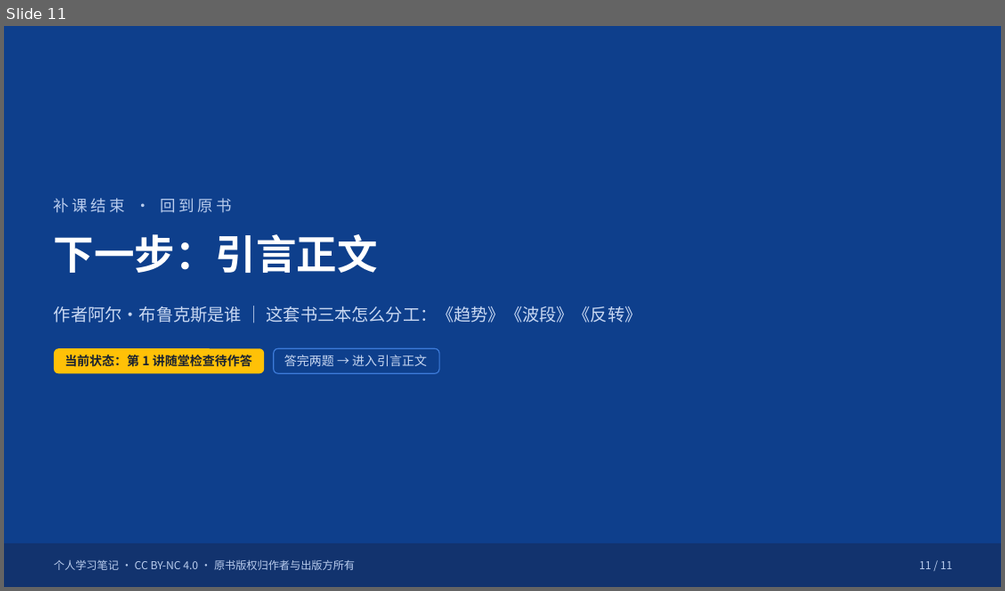
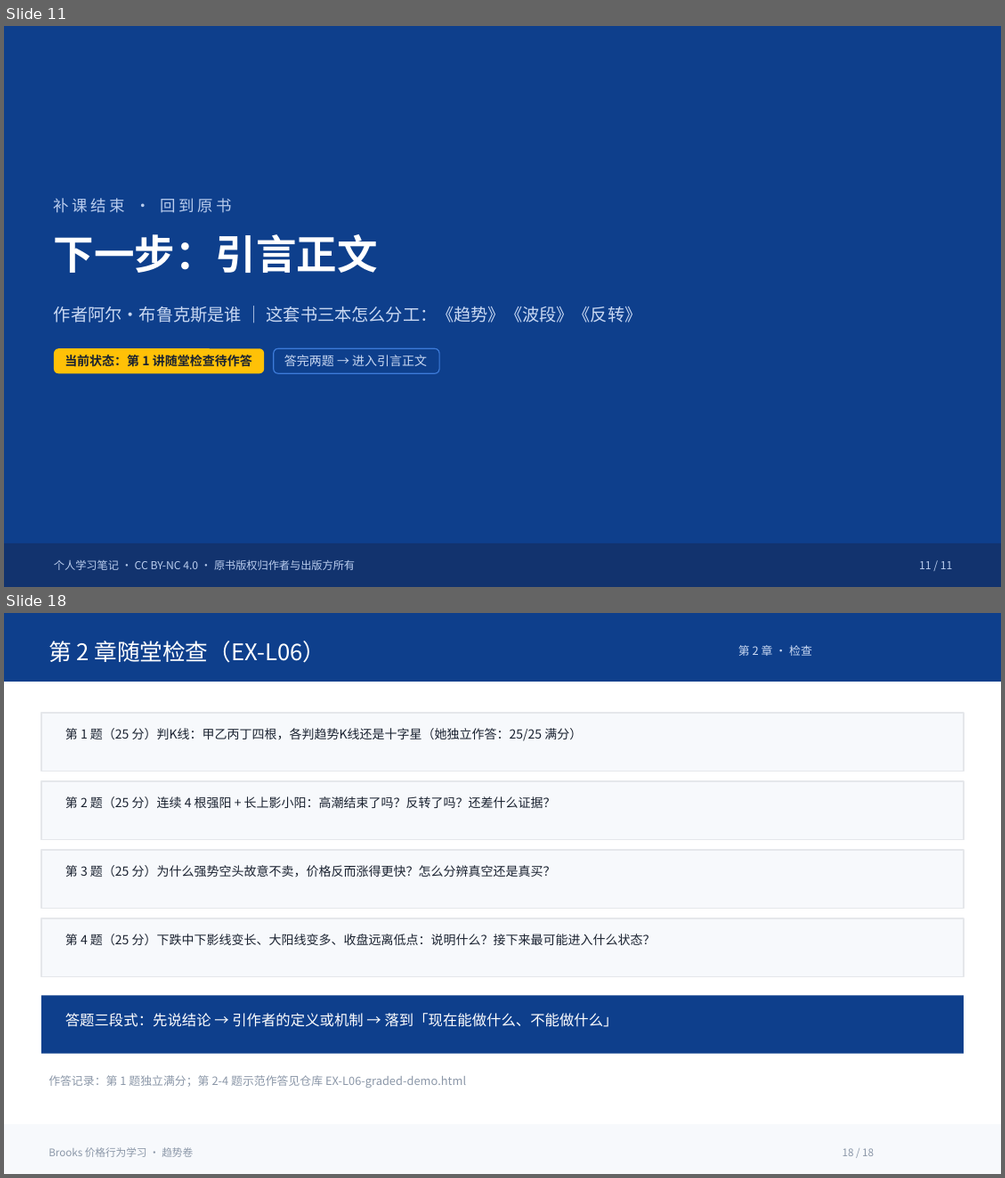
Before and after one commit to anniscutemoon/brooks-pa-study, a slide deck: books/trends/pptx-build/高级趋势技术分析_学习讲义.pptx. Shown one above the other, each under a label of ours: slide 11 before the commit, slides 11 and 18 after it; the slides between them are not shown. The pictures are 1005x591 and 1005x1178 pixels, drawn with LibreOffice and Linux fonts; fonts in the diff are those of the drawing. Boxes give left, top, right and bottom in pixels: in the first picture for what was removed or moved away, otherwise in the second. Text is boxed around its words. In the diff, an @@ line names an element or a change of style, - is before the commit and + after.

```diff
--- a/books/trends/pptx-build/高级趋势技术分析_学习讲义.pptx
+++ b/books/trends/pptx-build/高级趋势技术分析_学习讲义.pptx
@@ slide 18 added at box(4, 613, 1001, 1174), background #FFFFFF @@
@@ rectangle added at box(4, 613, 1001, 682), fill #0E3F8C @@
@@ text added at box(48, 641, 326, 663), 22 pt, text #FFFFFF @@
+第 2 章随堂检查（EX-L06）
@@ text added at box(738, 645, 812, 656), 11 pt, text #C9D8F2 @@
+第 2 章 · 检查
@@ rectangle added at box(41, 713, 963, 771), fill #F7F9FC, outline #E5E7EB 1 pt @@
@@ text added at box(65, 728, 582, 741), 12 pt, text #1A2230 @@
+第 1 题（25 分）判K线：甲乙丙丁四根，各判趋势K线还是十字星（她独立作答：25/25 满分）
@@ rectangle added at box(41, 781, 963, 840), fill #F7F9FC, outline #E5E7EB 1 pt @@
@@ text added at box(65, 796, 556, 808), 12 pt, text #1A2230 @@
+第 2 题（25 分）连续 4 根强阳 + 长上影小阳：高潮结束了吗？反转了吗？还差什么证据？
@@ rectangle added at box(41, 850, 963, 908), fill #F7F9FC, outline #E5E7EB 1 pt @@
@@ text added at box(65, 865, 556, 876), 12 pt, text #1A2230 @@
+第 3 题（25 分）为什么强势空头故意不卖，价格反而涨得更快？怎么分辨真空还是真买？
@@ rectangle added at box(41, 918, 963, 976), fill #F7F9FC, outline #E5E7EB 1 pt @@
@@ text added at box(65, 933, 655, 945), 12 pt, text #1A2230 @@
+第 4 题（25 分）下跌中下影线变长、大阳线变多、收盘远离低点：说明什么？接下来最可能进入什么状态？
@@ rectangle added at box(41, 995, 963, 1054), fill #0E3F8C @@
@@ text added at box(65, 1013, 618, 1027), 14 pt, text #FFFFFF @@
+答题三段式：先说结论 → 引作者的定义或机制 → 落到「现在能做什么、不能做什么」
@@ text added at box(48, 1075, 466, 1087), 11 pt, text #8B97A8 @@
+作答记录：第 1 题独立满分；第 2-4 题示范作答见仓库 EX-L06-graded-demo.html
@@ rectangle added at box(4, 1124, 1001, 1174), fill #F7F9FC @@
@@ text added at box(48, 1147, 193, 1157), 10 pt, text #8B97A8 @@
+Brooks 价格行为学习 · 趋势卷
@@ text added at box(842, 1148, 874, 1156), 10 pt, text #8B97A8 @@
+18 / 18
```
Also in this commit, not shown: 6 other slides added.
